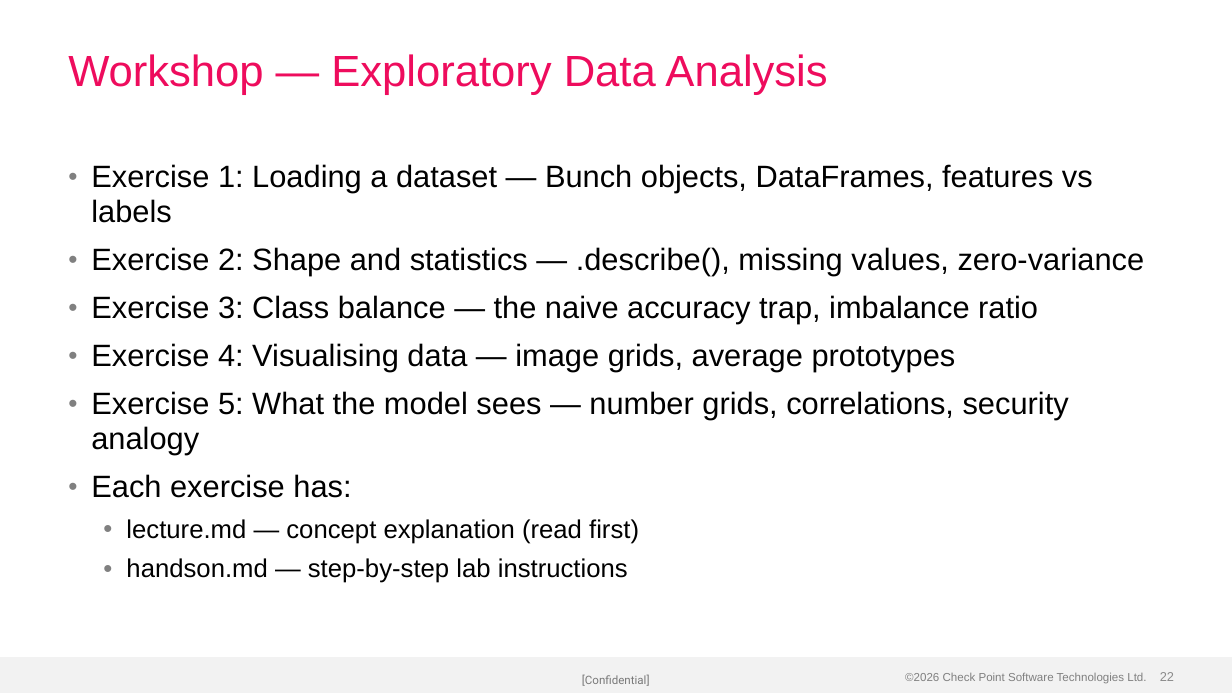
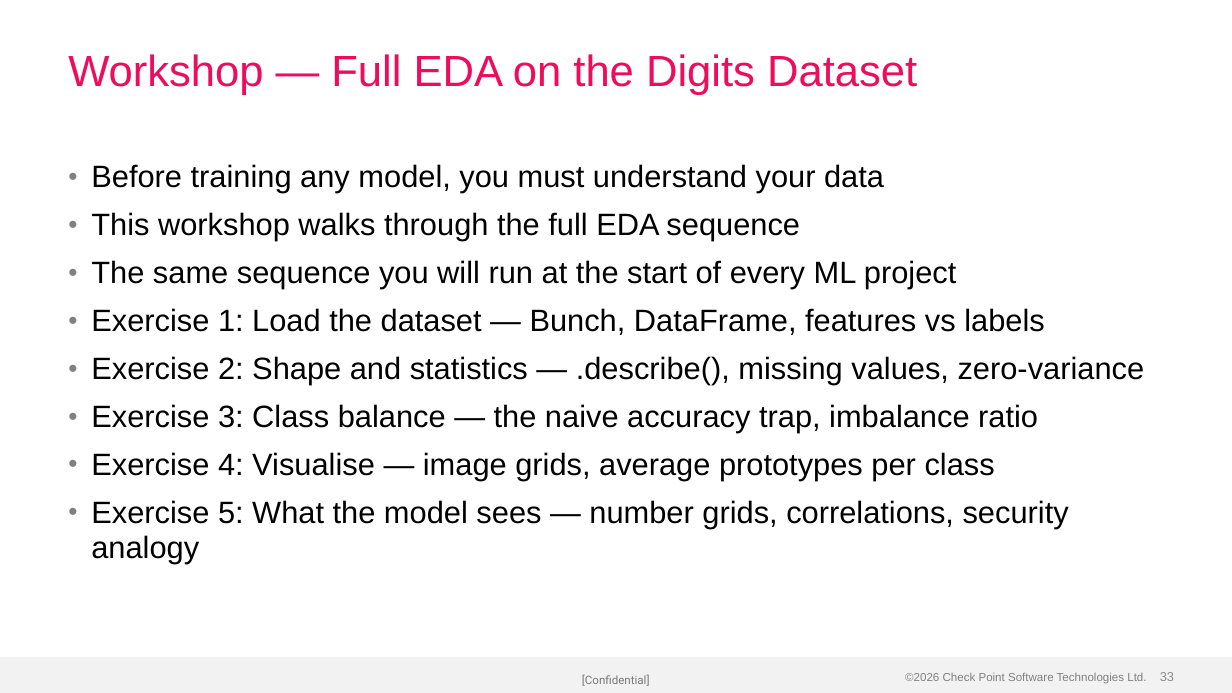
Before and after one commit to alshawwaf/ai-basic-training, a slide deck: slide 33 of stage1_classic_ml/01_what_is_ml/Lecture-1-What-is-ML.pptx (slide 22 before the commit). Drawn at 1232x693 pixels with LibreOffice and Linux fonts; fonts in the diff are those of the drawing; background and template pictures are left out. Boxes give left, top, right and bottom in pixels: in the first picture for what was removed or moved away, otherwise in the second. Text is boxed around its words. In the diff, an @@ line names an element or a change of style, - is before the commit and + after.

Commit message:
Rebuild Lecture-1-What-is-ML with richer content (36 slides)
Expanded from 25 to 36 slides with deeper coverage: EDA (class imbalance,
statistics, data leakage), the digits dataset, features vs labels, and
what the model actually sees. Content now matches the full lesson depth.

```diff
--- a/stage1_classic_ml/01_what_is_ml/Lecture-1-What-is-ML.pptx
+++ b/stage1_classic_ml/01_what_is_ml/Lecture-1-What-is-ML.pptx
@@ title at [68,54,917,95]: text changed @@
-Workshop — Exploratory Data Analysis
+Workshop — Full EDA on the Digits Dataset
@@ text at [91,164,1044,335]: text changed @@
-• Exercise 1: Loading a dataset — Bunch objects, DataFrames, features vs labels
+• Before training any model, you must understand your data
+• This workshop walks through the full EDA sequence
+• The same sequence you will run at the start of every ML project
+• Exercise 1: Load the dataset — Bunch, DataFrame, features vs labels
@@ text at [91,452,995,481]: text changed @@
-• Exercise 4: Visualising data — image grids, average prototypes
+• Exercise 4: Visualise — image grids, average prototypes per class
@@ text at [91,474,639,583]: paragraphs removed @@
-• Each exercise has:
-  • lecture.md — concept explanation (read first)
-  • handson.md — step-by-step lab instructions
```
Also in this commit, not shown: 17 other slides changed, 11 slides added.
